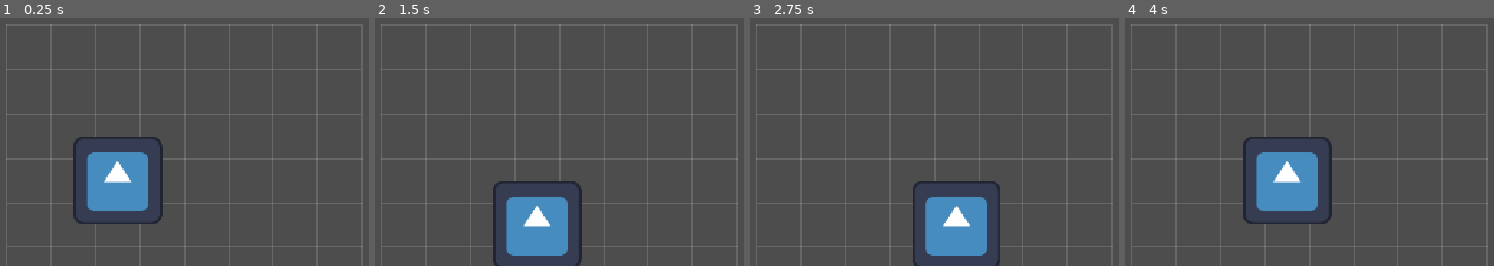
Above: before the commit, frames 1-4 (left to right).
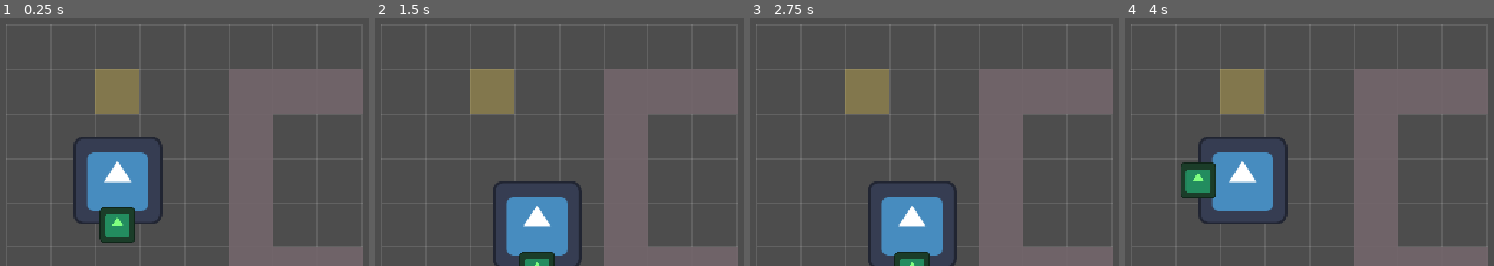
Above: after the commit, the same moments.

Repository: sigunthedeer/icg
Game: Godot game, scene res://puzzle.tscn
Same seed, same stepped clock (60 frames per second), same inputs: the game is played once before the commit and once after it. This scene is started directly instead of the project's main scene. The engine's default icon, where the game draws it, is replaced by a stand-in: a white triangle on a blue panel in a dark square.
Inputs:
- Up to frame 1 (0.25 s): no input
- Up to frame 2 (1.5 s): tap Enter at 0.5 s; hold Right (ui_right) 0.53-1.28 s; tap Space at 1.25 s; hold Down (ui_down) from 1.28 s (still down)
- Up to frame 3 (2.75 s): tap Enter at 2 s; release Down (ui_down) at 2.03 s; hold Right (ui_right) from 2.03 s (still down)
- Up to frame 4 (4 s): tap Space at 2.75 s; release Right (ui_right) at 2.78 s; hold Up (ui_up) 2.78-3.53 s; tap Enter at 3.5 s; hold Left (ui_left) from 3.53 s (still down)

The runs differ from the first frame. In frame 1, 18% of the frame differs, in the area x 25-98%, y 20-100%; in frame 2, 17%; in frame 3, 23%; in frame 4, 25%, in the area x 15-98%, y 20-100%.

Commit message:
First solvable building-face puzzle

Diff:
--- a/cat.tscn
+++ b/cat.tscn
@@ -6,7 +6,7 @@
 [sub_resource type="RectangleShape2D" id="RectangleShape2D_52fj1"]
 
 [node name="Cat" type="CharacterBody2D" unique_id=1990045839]
-position = Vector2(576, 324)
+position = Vector2(578, 322)
 script = ExtResource("1_52fj1")
 
 [node name="CollisionShape2D" type="CollisionShape2D" parent="." unique_id=1014856102]
--- a/puzzle.gd
+++ b/puzzle.gd
@@ -6,12 +6,29 @@
 const ROWS := 6 # board height, in cells
 
 # Where the cat sits, in GRID coordinates (column, row) - not pixels.
-var cat_cell := Vector2i(2, 3)
+var cat_cell := Vector2i(2, 3) # cat starts at street level (bottom)
+var pots: Array[Vector2i] = [Vector2i(2, 4)] # a pot just above the cat
+var goal := Vector2i(2, 1) # the goal ledge, up high (near the roof)
+
+# NEW: wall cells = the building's structure. Nothing passes through them.
+var walls: Array[Vector2i] = [
+	Vector2i(5, 5), Vector2i(5, 4), Vector2i(5, 3), Vector2i(5, 2), Vector2i(5, 1),  # a neighbouring wall
+	Vector2i(6, 1), Vector2i(7, 1),   # its roof line
+	Vector2i(6, 5), Vector2i(7, 5),   # ground blocks
+]
 
 @onready var cat: Sprite2D = $Cat
+var pot_sprites: Array[Sprite2D] = []
 
 func _ready() -> void:
-	_snap_cat() # place the cat at its starting cell
+	for i in pots.size():
+		var s := Sprite2D.new()
+		s.texture = cat.texture
+		s.scale = Vector2(0.4, 0.4)
+		s.modulate = Color(0.5, 1.0, 0.5)
+		add_child(s)
+		pot_sprites.append(s)
+	_refresh()
 
 func _unhandled_input(event: InputEvent) -> void:
 	# one key press = one step. Fires only on the frame the key goes down.
@@ -26,20 +43,46 @@
 
 func _try_move(step: Vector2i) -> void:
 	var target := cat_cell + step
-	# step on the board.
-	if target.x < 0 or target.x >= COLS or target.y < 0 or target.y >= ROWS:
+	if _blocked(target): # off-board OR a wall
 		return
+	var pot_index := pots.find(target)
+	if pot_index != 1:
+		var behind := target + step
+		if _blocked(behind) or pots.find(behind) != -1:
+			return # wall, edge or another pot behind -> can't push
+		pots[pot_index] = behind
 	cat_cell = target
-	_snap_cat()
+	_refresh()
+	_check_win()
 
-func _snap_cat() -> void:
-	# convert grid coords -> pixel location (centered in the cell)
-	cat.position = Vector2(cat_cell) * CELL_SIZE + Vector2(CELL_SIZE, CELL_SIZE) * 0.5
+# A cell is blocked if it is off the board OR a wall
+func _blocked(c: Vector2i) -> bool:
+	if c.x < 0 or c.x >= COLS or c.y < 0 or c.y >= ROWS:
+		return true
+	return walls.has(c)
+
+func _check_win() -> void:
+	if pots[0] == goal:
+		print("Solved!")
+		modulate = Color(1, 1, 0.7) # win flash
+
+func _refresh() -> void:
+	cat.position = _cell_to_px(cat_cell)
+	for i in pots.size():
+		pot_sprites[i].position = _cell_to_px(pots[i])
+	queue_redraw()
+
+func _cell_to_px(c: Vector2i) -> Vector2:
+	return Vector2(c) * CELL_SIZE + Vector2(CELL_SIZE, CELL_SIZE) * 0.5
 
 func _draw() -> void:
-	# Faint grid lines so you can see the cells (visual aid only).
-	var c := Color(1, 1, 1, 0.15)
+	var line := Color(1, 1, 1, 0.12)
 	for x in range(COLS + 1):
-		draw_line(Vector2(x * CELL_SIZE, 0), Vector2(x * CELL_SIZE, ROWS * CELL_SIZE), c)
+		draw_line(Vector2(x * CELL_SIZE, 0), Vector2(x * CELL_SIZE, ROWS * CELL_SIZE), line)
 	for y in range(ROWS + 1):
-		draw_line(Vector2(0, y * CELL_SIZE), Vector2(COLS * CELL_SIZE, y * CELL_SIZE), c)
+		draw_line(Vector2(0, y * CELL_SIZE), Vector2(COLS * CELL_SIZE, y * CELL_SIZE), line)
+	for w in walls:                       # walls = the building, solid blocks
+		var p := _cell_to_px(w) - Vector2(CELL_SIZE, CELL_SIZE) * 0.5
+		draw_rect(Rect2(p, Vector2(CELL_SIZE, CELL_SIZE)), Color(0.45, 0.4, 0.42, 0.9), true)
+	var g := _cell_to_px(goal) - Vector2(CELL_SIZE, CELL_SIZE) * 0.5
+	draw_rect(Rect2(g, Vector2(CELL_SIZE, CELL_SIZE)), Color(1, 0.85, 0.3, 0.3), true)  # goal ledge
